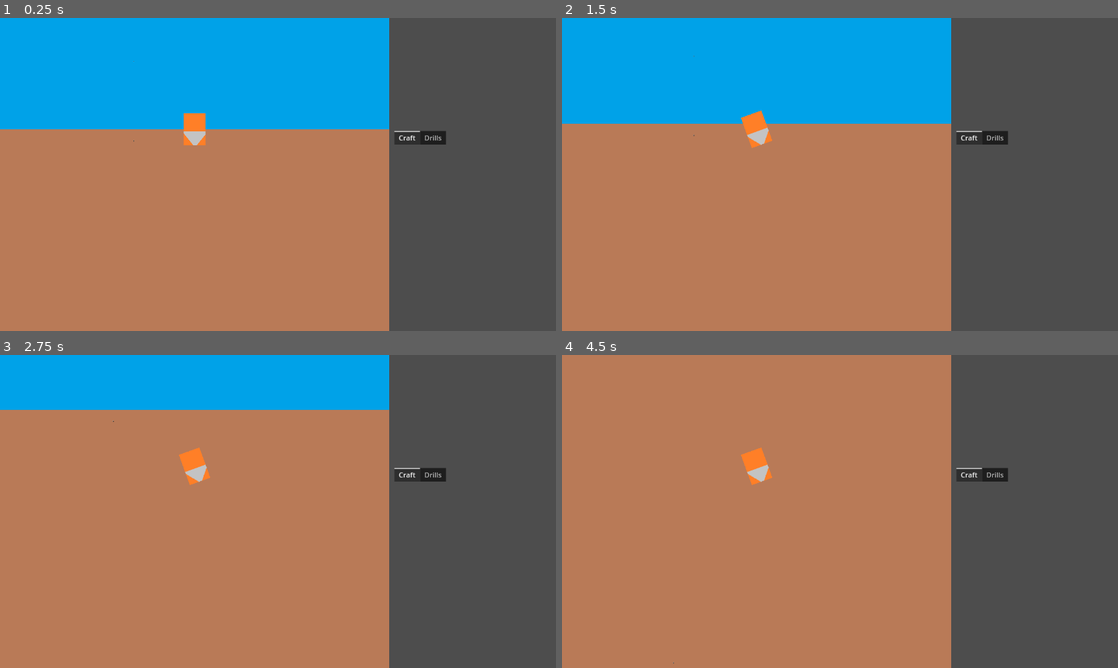
Above: before the commit, frames 1-4 (two rows, left to right).
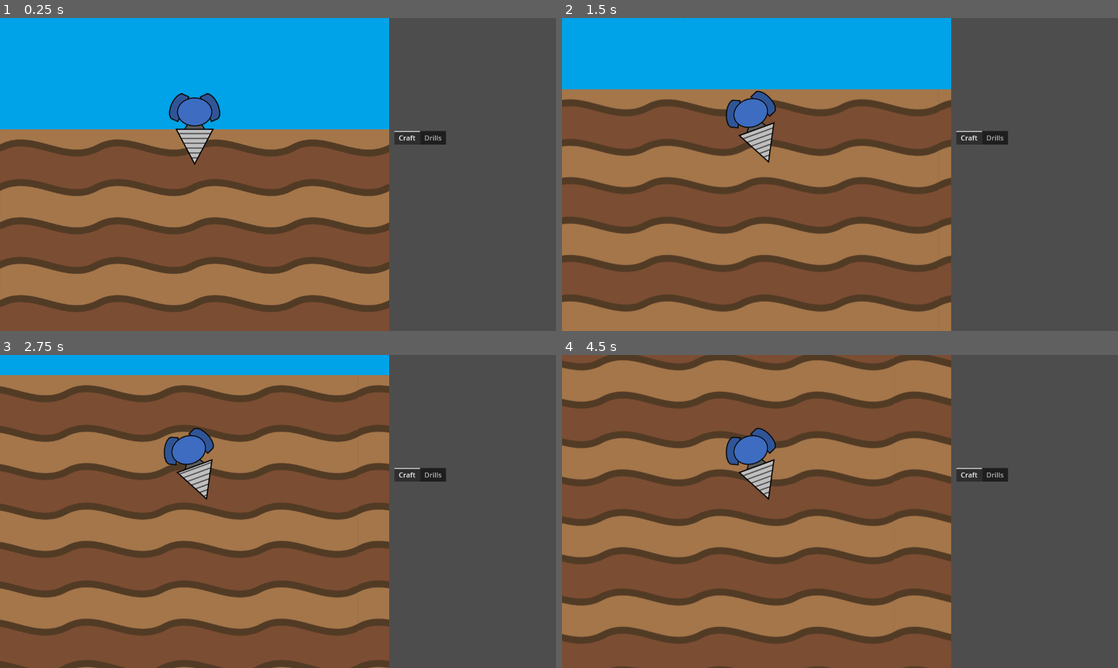
Above: after the commit, the same moments.

Repository: aNotSoCleverName/mechanicore
Game: Godot game, scene res://Main.tscn
The game is run twice, just before and just after one commit, with the same random seed, the same clock (stepped at 60 frames per second) and the same inputs.
Inputs:
- Up to frame 1 (0.25 s): no input
- Up to frame 2 (1.5 s): tap Enter (ui_accept) at 0.5 s; hold Right (ui_right) 0.53-1.28 s; hold Enter (ui_accept) 0.53-1.28 s; hold Left (ui_left) from 1.28 s (still down); tap Space at 1.35 s
- Up to frame 3 (2.75 s): tap Enter (ui_accept) at 1.52, 1.55, 1.82 s; release Left (ui_left) at 2.03 s; hold Right (ui_right) from 2.03 s (still down); hold Enter (ui_accept) from 2.03 s (still down)
- Up to frame 4 (4.5 s): release Enter (ui_accept) at 2.78 s; tap Space at 2.85, 4.35 s; tap Enter (ui_accept) at 3.02, 3.05, 3.32 s; release Right (ui_right) at 3.53 s; hold Enter (ui_accept) 3.53-4.28 s; hold Left (ui_left) from 3.53 s (still down)

The runs differ from the first frame. In frame 1, 29% of the frame differs, in the area x 0-70%, y 24-100%; in frame 2, 35%; in frame 3, 46%, in the area x 0-70%, y 6-100%; in frame 4, 44%.

Commit message:
Changed background and drill sprite

Diff:
--- a/Drill.tscn
+++ /dev/null
@@ -1,17 +0,0 @@
-[gd_scene load_steps=4 format=3 uid="uid://6hg1syki30xs"]
-
-[ext_resource type="Script" path="res://Drill Control.gd" id="1_ycj8x"]
-[ext_resource type="Texture2D" uid="uid://bughwqn2jnkop" path="res://Endless Run/Placeholder-  Drill.png" id="2_80dua"]
-[ext_resource type="Script" path="res://Drill Sprite.gd" id="3_t5cdd"]
-
-[node name="Drill" type="CharacterBody2D"]
-script = ExtResource("1_ycj8x")
-
-[node name="Camera2D" type="Camera2D" parent="."]
-offset = Vector2(0, 104)
-
-[node name="Sprite Drill" type="Sprite2D" parent="."]
-texture = ExtResource("2_80dua")
-script = ExtResource("3_t5cdd")
-
-[node name="CollisionPolygon2D" type="CollisionPolygon2D" parent="."]
--- a/Main.tscn
+++ b/Main.tscn
@@ -1,8 +1,8 @@
 [gd_scene load_steps=4 format=3 uid="uid://kf4x8f2aj1c7"]
 
-[ext_resource type="PackedScene" uid="uid://qh6srgn7krbr" path="res://Parallax Background.tscn" id="1_tsuhl"]
-[ext_resource type="PackedScene" uid="uid://6hg1syki30xs" path="res://Drill.tscn" id="4_76jrm"]
-[ext_resource type="PackedScene" uid="uid://dx4xl0ya4o52y" path="res://Shop & Menu.tscn" id="5_lg7n8"]
+[ext_resource type="PackedScene" uid="uid://qh6srgn7krbr" path="res://scene/Parallax Background.tscn" id="1_tsuhl"]
+[ext_resource type="PackedScene" uid="uid://6hg1syki30xs" path="res://scene/Drill.tscn" id="4_76jrm"]
+[ext_resource type="PackedScene" uid="uid://dx4xl0ya4o52y" path="res://scene/Shop & Menu.tscn" id="5_lg7n8"]
 
 [node name="Main" type="HBoxContainer"]
 offset_right = 1284.0
--- a/project.godot
+++ b/project.godot
@@ -17,7 +17,7 @@
 
 [autoload]
 
-SignalBus_EndlessRun="*res://Signal Bus - Endless Run.gd"
+SignalBus_EndlessRun="*res://script/Signal Bus - Endless Run.gd"
 
 [display]
 
@@ -28,6 +28,41 @@
 
 project/assembly_name="Drill Mine"
 
+[input]
+
+ui_left={
+"deadzone": 0.5,
+"events": [Object(InputEventKey,"resource_local_to_scene":false,"resource_name":"","device":0,"window_id":0,"alt_pressed":false,"shift_pressed":false,"ctrl_pressed":false,"meta_pressed":false,"pressed":false,"keycode":4194319,"physical_keycode":0,"key_label":0,"unicode":0,"location":0,"echo":false,"script":null)
+, Object(InputEventJoypadButton,"resource_local_to_scene":false,"resource_name":"","device":0,"button_index":13,"pressure":0.0,"pressed":false,"script":null)
+, Object(InputEventJoypadMotion,"resource_local_to_scene":false,"resource_name":"","device":0,"axis":0,"axis_value":-1.0,"script":null)
+, Object(InputEventKey,"resource_local_to_scene":false,"resource_name":"","device":-1,"window_id":0,"alt_pressed":false,"shift_pressed":false,"ctrl_pressed":false,"meta_pressed":false,"pressed":false,"keycode":0,"physical_keycode":65,"key_label":0,"unicode":97,"location":0,"echo":false,"script":null)
+]
+}
+ui_right={
+"deadzone": 0.5,
+"events": [Object(InputEventKey,"resource_local_to_scene":false,"resource_name":"","device":0,"window_id":0,"alt_pressed":false,"shift_pressed":false,"ctrl_pressed":false,"meta_pressed":false,"pressed":false,"keycode":4194321,"physical_keycode":0,"key_label":0,"unicode":0,"location":0,"echo":false,"script":null)
+, Object(InputEventJoypadButton,"resource_local_to_scene":false,"resource_name":"","device":0,"button_index":14,"pressure":0.0,"pressed":false,"script":null)
+, Object(InputEventJoypadMotion,"resource_local_to_scene":false,"resource_name":"","device":0,"axis":0,"axis_value":1.0,"script":null)
+, Object(InputEventKey,"resource_local_to_scene":false,"resource_name":"","device":-1,"window_id":0,"alt_pressed":false,"shift_pressed":false,"ctrl_pressed":false,"meta_pressed":false,"pressed":false,"keycode":0,"physical_keycode":68,"key_label":0,"unicode":100,"location":0,"echo":false,"script":null)
+]
+}
+ui_up={
+"deadzone": 0.5,
+"events": [Object(InputEventKey,"resource_local_to_scene":false,"resource_name":"","device":0,"window_id":0,"alt_pressed":false,"shift_pressed":false,"ctrl_pressed":false,"meta_pressed":false,"pressed":false,"keycode":4194320,"physical_keycode":0,"key_label":0,"unicode":0,"location":0,"echo":false,"script":null)
+, Object(InputEventJoypadButton,"resource_local_to_scene":false,"resource_name":"","device":0,"button_index":11,"pressure":0.0,"pressed":false,"script":null)
+, Object(InputEventJoypadMotion,"resource_local_to_scene":false,"resource_name":"","device":0,"axis":1,"axis_value":-1.0,"script":null)
+, Object(InputEventKey,"resource_local_to_scene":false,"resource_name":"","device":-1,"window_id":0,"alt_pressed":false,"shift_pressed":false,"ctrl_pressed":false,"meta_pressed":false,"pressed":false,"keycode":0,"physical_keycode":87,"key_label":0,"unicode":119,"location":0,"echo":false,"script":null)
+]
+}
+ui_down={
+"deadzone": 0.5,
+"events": [Object(InputEventKey,"resource_local_to_scene":false,"resource_name":"","device":0,"window_id":0,"alt_pressed":false,"shift_pressed":false,"ctrl_pressed":false,"meta_pressed":false,"pressed":false,"keycode":4194322,"physical_keycode":0,"key_label":0,"unicode":0,"location":0,"echo":false,"script":null)
+, Object(InputEventJoypadButton,"resource_local_to_scene":false,"resource_name":"","device":0,"button_index":12,"pressure":0.0,"pressed":false,"script":null)
+, Object(InputEventJoypadMotion,"resource_local_to_scene":false,"resource_name":"","device":0,"axis":1,"axis_value":1.0,"script":null)
+, Object(InputEventKey,"resource_local_to_scene":false,"resource_name":"","device":-1,"window_id":0,"alt_pressed":false,"shift_pressed":false,"ctrl_pressed":false,"meta_pressed":false,"pressed":false,"keycode":0,"physical_keycode":83,"key_label":0,"unicode":115,"location":0,"echo":false,"script":null)
+]
+}
+
 [rendering]
 
 renderer/rendering_method="gl_compatibility"
--- /dev/null
+++ b/scene/Drill.tscn
@@ -0,0 +1,34 @@
+[gd_scene load_steps=6 format=3 uid="uid://6hg1syki30xs"]
+
+[ext_resource type="Script" path="res://script/Drill Control.gd" id="1_ycj8x"]
+[ext_resource type="Texture2D" uid="uid://k8vxo846yxm4" path="res://Endless Run/Drill[1].png" id="2_ivix8"]
+[ext_resource type="Texture2D" uid="uid://b2b8bsgeo78gj" path="res://Endless Run/Drill[2].png" id="3_jadw6"]
+[ext_resource type="Script" path="res://script/Drill Sprite.gd" id="3_t5cdd"]
+
+[sub_resource type="SpriteFrames" id="SpriteFrames_0m1g8"]
+animations = [{
+"frames": [{
+"duration": 1.0,
+"texture": ExtResource("3_jadw6")
+}, {
+"duration": 1.0,
+"texture": ExtResource("2_ivix8")
+}],
+"loop": true,
+"name": &"drill_animation",
+"speed": 4.0
+}]
+
+[node name="Drill" type="CharacterBody2D"]
+script = ExtResource("1_ycj8x")
+
+[node name="Camera2D" type="Camera2D" parent="."]
+offset = Vector2(0, 104)
+
+[node name="Sprite Drill" type="AnimatedSprite2D" parent="."]
+sprite_frames = SubResource("SpriteFrames_0m1g8")
+animation = &"drill_animation"
+frame_progress = 0.434007
+script = ExtResource("3_t5cdd")
+
+[node name="CollisionPolygon2D" type="CollisionPolygon2D" parent="."]
--- a/Parallax Background.tscn
+++ b/scene/Parallax Background.tscn
@@ -17,6 +17,7 @@
 motion_mirroring = Vector2(896, 720)
 
 [node name="Sprite2D" type="Sprite2D" parent="Dirt Light"]
+modulate = Color(0.643137, 0.462745, 0.290196, 1)
 texture = ExtResource("2_y7bbx")
 centered = false
 
--- a/Drill Control.gd
+++ b/script/Drill Control.gd
@@ -47,6 +47,16 @@
 		return;
 	var keycode: Key = (event as InputEventKey).keycode;
 
+	if event.is_action_pressed("ui_accept"):
+		self._isDocked = false;
+		self._speed = START_VELOCITY;
+		_directionDeg = SignalBus_EndlessRun.EDrillDirection.RIGHT;
+	if event.is_action_pressed("ui_left"):
+		_directionDeg = SignalBus_EndlessRun.EDrillDirection.LEFT;
+	elif event.is_action_pressed("ui_right"):
+		_directionDeg = SignalBus_EndlessRun.EDrillDirection.RIGHT;
+
+	"""
 	if (event.pressed):
 		if (keycode == KEY_SPACE):
 			self._isDocked = false;
@@ -56,4 +66,5 @@
 			_directionDeg = SignalBus_EndlessRun.EDrillDirection.LEFT;
 		elif (keycode == KEY_D || keycode == KEY_RIGHT):
 			_directionDeg = SignalBus_EndlessRun.EDrillDirection.RIGHT;
+	"""
 #endregion
--- a/Drill Sprite.gd
+++ b/script/Drill Sprite.gd
@@ -1,7 +1,11 @@
-extends Sprite2D
+extends AnimatedSprite2D
 
 func _ready() -> void:
 	SignalBus_EndlessRun.drill_change_dir.connect(
 		func (inDir: SignalBus_EndlessRun.EDrillDirection):
 			rotation = deg_to_rad(inDir);
 	);
+
+func _input(event: InputEvent) -> void:
+	if event.is_action_pressed("ui_accept"):
+		play("drill_animation")
Binary file added: Endless Run/Drill[1].png
Not shown, added: Endless Run/Drill[1].png.import
Binary file added: Endless Run/Drill[2].png
Not shown, added: Endless Run/Drill[2].png.import
Binary file changed: Endless Run/Placeholder - BG - Dirt Light.png
Renamed: Shop & Menu.tscn -> scene/Shop & Menu.tscn
Renamed: Signal Bus - Endless Run.gd -> script/Signal Bus - Endless Run.gd
